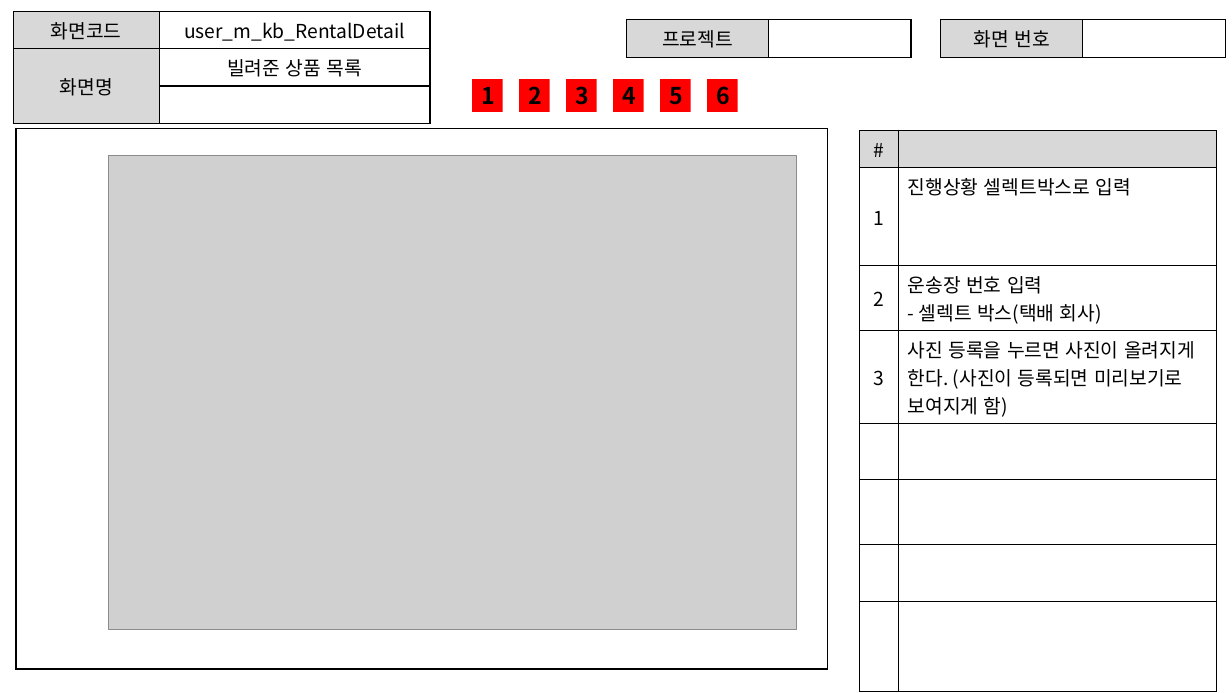
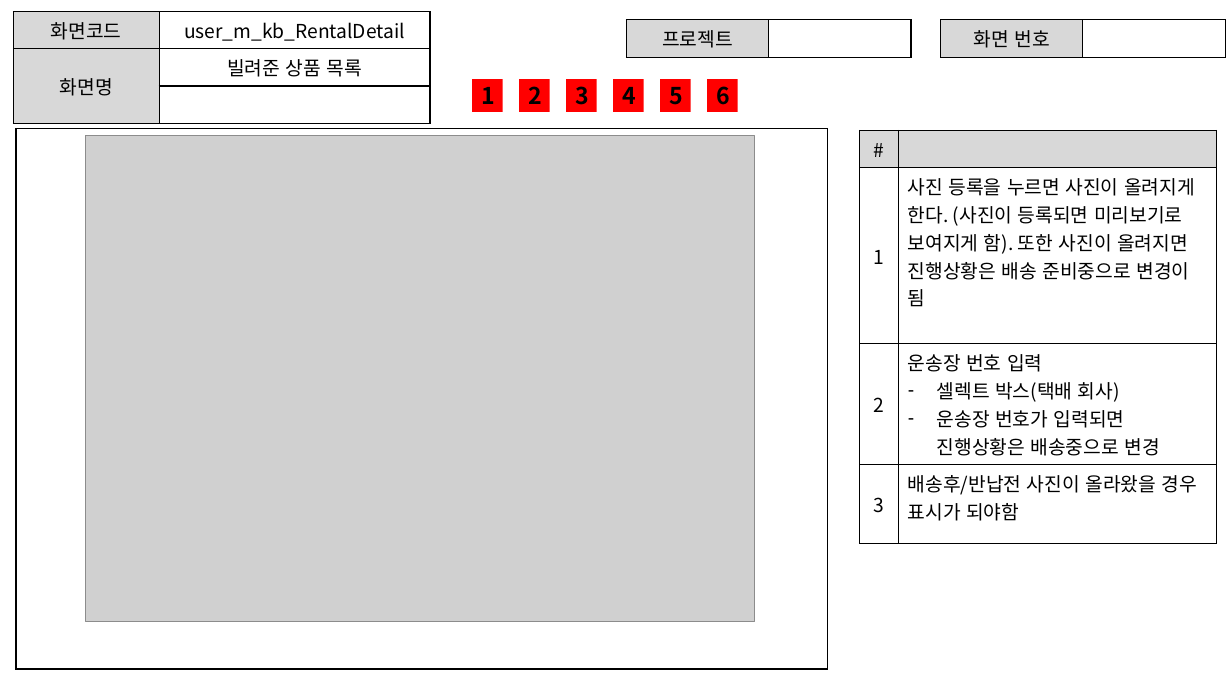
Before and after one commit to ezenteam2/RentalEquip, a slide deck: slide 14 of 0 발표용 파워포인트/project04 - 파워포인트 종합 - 기범.pptx. Drawn at 1232x693 pixels with LibreOffice and Linux fonts; fonts in the diff are those of the drawing; grey boxes stand for pictures. Boxes give left, top, right and bottom in pixels: in the first picture for what was removed or moved away, otherwise in the second. Text is boxed around its words. In the diff, an @@ line names an element or a change of style, - is before the commit and + after.

```diff
--- a/0 발표용 파워포인트/project04 - 파워포인트 종합 - 기범.pptx
+++ b/0 발표용 파워포인트/project04 - 파워포인트 종합 - 기범.pptx
@@ picture: place and size @@
-picture at (109,155,797,629)
+picture at (86,136,755,622)
@@ table at (860,130,1217,525) @@
-row 2: 1 | 진행상황 셀렉트박스로 입력
-row 3: 2 | 운송장 번호 입력 / - 셀렉트 박스(택배 회사)
-row 4: 3 | 사진 등록을 누르면 사진이 올려지게 한다. (사진이 등록되면 미리보기로 보여지게 함)
-row 5:  | 
-row 6:  | 
-row 7:  | 
-row 8:  | 
+row 2: 1 | 사진 등록을 누르면 사진이 올려지게 한다. (사진이 등록되면 미리보기로 보여지게 함). 또한 사진이 올려지면 진행상황은 배송 준비중으로 변경이 됨
+row 3: 2 | 운송장 번호 입력 / 셀렉트 박스(택배 회사) / 운송장 번호가 입력되면 진행상황은 배송중으로 변경
+row 4: 3 | 배송후/반납전 사진이 올라왔을 경우 표시가 되야함
```
Also in this commit, not shown: 3 other slides changed, 6 other files.
